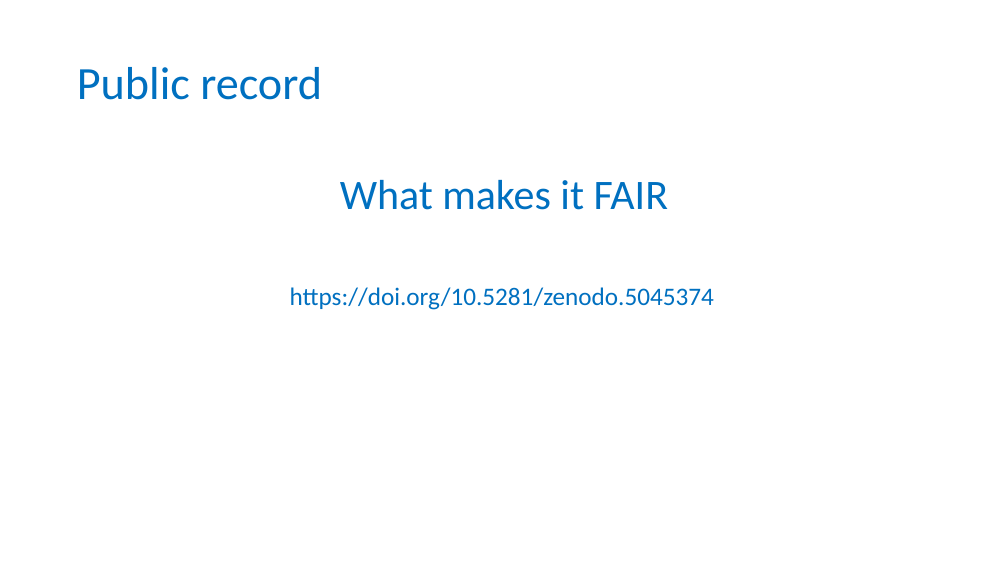
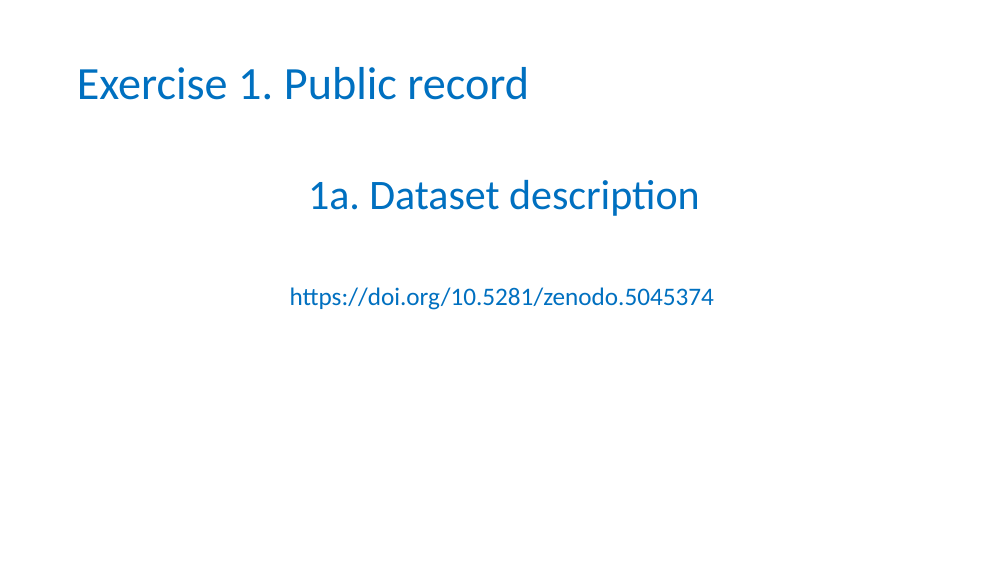
Before and after one commit to tobyhodges/probable-enigma, a slide deck: slide 6 of instructors/04-Public_repositories.pptx. Drawn at 1008x567 pixels with LibreOffice and Linux fonts; fonts in the diff are those of the drawing; background and template pictures are left out. Boxes give left, top, right and bottom in pixels: in the first picture for what was removed or moved away, otherwise in the second. Text is boxed around its words. In the diff, an @@ line names an element or a change of style, - is before the commit and + after.

Commit message:
updated FAIR exercise

```diff
--- a/instructors/04-Public_repositories.pptx
+++ b/instructors/04-Public_repositories.pptx
@@ title at [77, 67, 529, 100]: text changed @@
-Public record
+Exercise 1. Public record
@@ text at [308, 180, 700, 216]: text changed @@
-What makes it FAIR
+1a. Dataset description
```
Also in this commit, not shown: 5 other slides changed.
